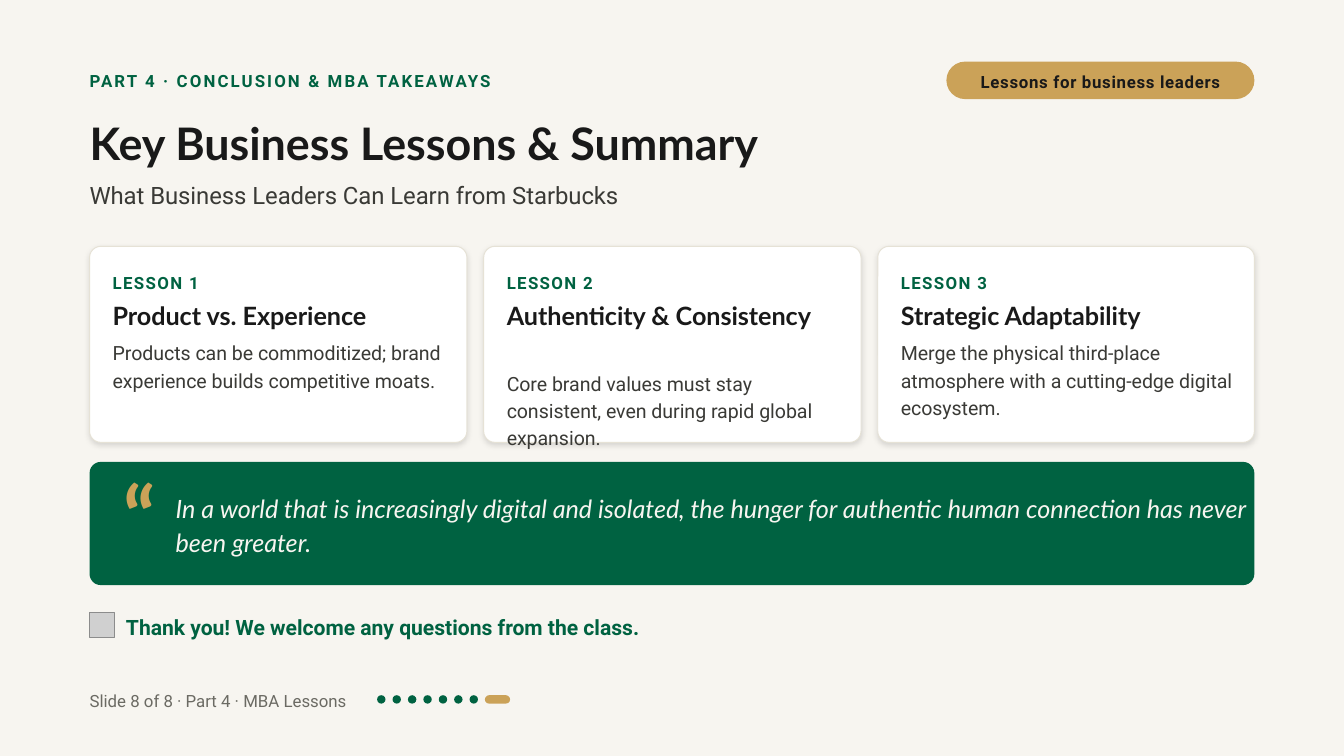
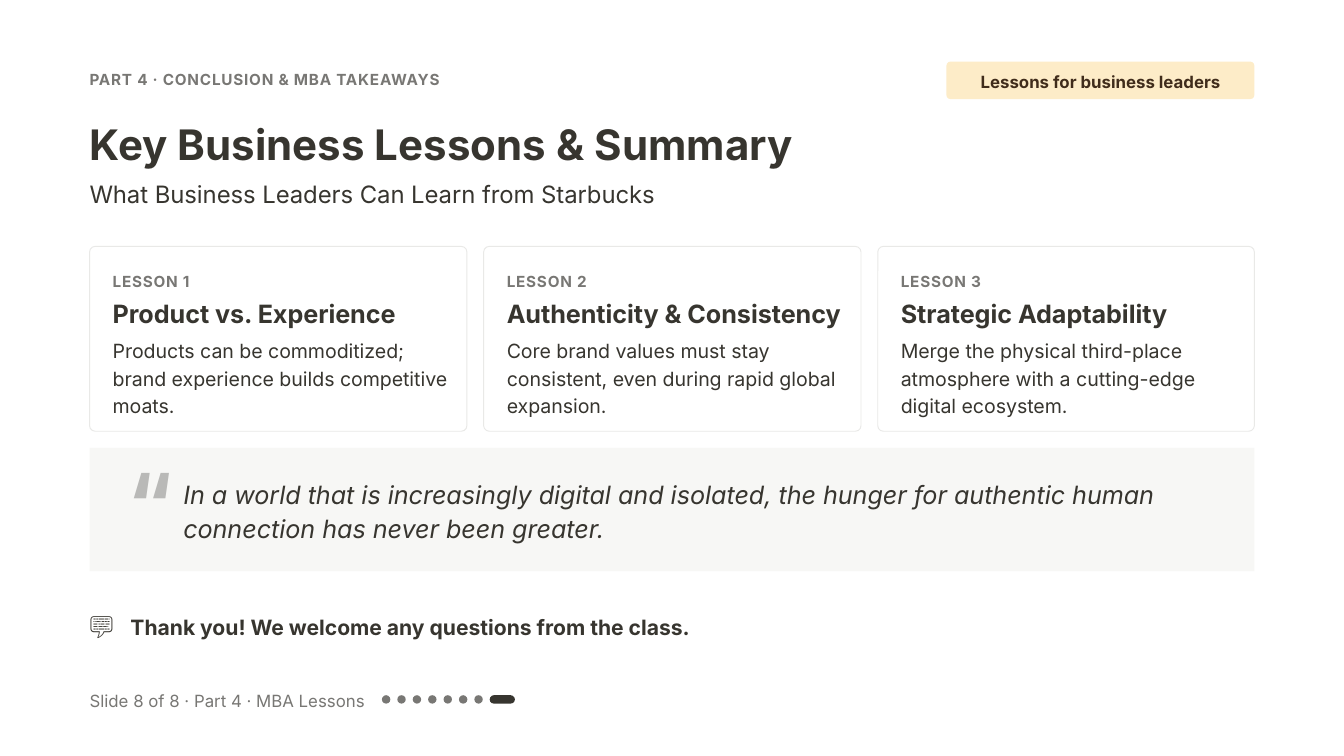
Before and after one commit to tungao06/slide-present-en, a slide deck: slide 8 of starbucks-presentation/export/Starbucks_Storytelling_Masterclass.pptx. Drawn at 1344x756 pixels with LibreOffice and Linux fonts; fonts in the diff are those of the drawing; grey boxes stand for pictures. Boxes give left, top, right and bottom in pixels: in the first picture for what was removed or moved away, otherwise in the second. Text is boxed around its words. In the diff, an @@ line names an element or a change of style, - is before the commit and + after.

```diff
--- a/starbucks-presentation/export/Starbucks_Storytelling_Masterclass.pptx
+++ b/starbucks-presentation/export/Starbucks_Storytelling_Masterclass.pptx
@@ background #F7F5F0 to #FFFFFF @@
@@ text "PART 4 · CONCLUSION & ..." at <box>90,74,439,85</box>: size 9 to 8.2 pt, font Roboto to Inter, text colour #006241 to #787774, letter spacing 1.1 to 0.4 pt; line spacing 12.6pt to 11.6pt @@
@@ text "Lessons for business leaders" at <box>981,75,1220,88</box>: font Roboto to Inter, text colour #191919 to #402C1B, letter spacing 0.4 to 0 pt @@
@@ rounded rectangle at <box>946,62,1254,99</box>: fill #CBA258 to #FDECC8; proportions changed @@
@@ text "Key Business Lessons & Summary" at <box>90,128,793,169</box>: size 24 to 22.5 pt, font Lato to Inter, text colour #191919 to #37352F; line spacing 26.4pt to 25.9pt @@
@@ rounded rectangle: place and size @@
-rounded rectangle at <box>90,246,468,442</box>
+rounded rectangle at <box>90,246,468,431</box>
@@ rounded rectangle: place and size @@
-rounded rectangle at <box>484,246,862,442</box>
+rounded rectangle at <box>484,246,862,431</box>
@@ outline #E6E2D6 0.5 pt to #E9E9E7 0.5 pt; shadow off; proportions changed in 3 elements at <box>90,246,468,431</box>, <box>484,246,862,431</box>, <box>878,246,1254,431</box> @@
@@ rounded rectangle: place and size @@
-rounded rectangle at <box>878,246,1254,442</box>
+rounded rectangle at <box>878,246,1254,431</box>
@@ text "Product vs. Experience" at <box>113,303,396,328</box>: font Lato to Inter, text colour #191919 to #37352F @@
@@ text "Authenticity & Consistency" at <box>507,303,840,328</box>: font Lato to Inter, text colour #191919 to #37352F; vertical alignment top to middle @@
@@ size 9 to 8.2 pt, font Roboto to Inter, text colour #006241 to #787774, letter spacing 0.8 to 0.4 pt; line spacing 12.6pt to 11.6pt in 3 elements at <box>113,276,190,287</box>, <box>507,276,587,287</box>, <box>901,276,981,287</box> @@
@@ text "Strategic Adaptability" at <box>901,303,1167,328</box>: font Lato to Inter, text colour #191919 to #37352F @@
@@ font Roboto to Inter, text colour #3A3A36 to #37352F in 4 elements at <box>90,185,655,204</box>, <box>901,343,1195,417</box>, <box>113,343,447,414</box>, <box>507,343,835,417</box> @@
@@ text "Core brand values must stay ...": place and size @@
-text "Core brand values must stay ..." at <box>507,376,812,449</box>
+text "Core brand values must stay ..." at <box>507,343,835,417</box>
@@ rectangle: place and size @@
-rectangle at <box>90,462,1255,586</box>
+rectangle at <box>90,448,1255,571</box>
@@ rectangle at <box>90,448,1255,571</box>: rounded rectangle to rectangle; fill #006241 to #F7F7F5 @@
@@ text "“": place and size @@
-text "“" at <box>124,481,159,564</box>
+text "“" at <box>128,468,167,551</box>
@@ text "“" at <box>128,468,167,551</box>: font Lato to Inter, text colour #CBA258 to #B9B9B7 @@
@@ text "In a world that is ...": place and size @@
-text "In a world that is ..." at <box>176,499,1246,557</box>
+text "In a world that is ..." at <box>183,485,1154,543</box>
@@ text "In a world that is ..." at <box>183,485,1154,543</box>: font Lato to Inter, text colour #F7F5F0 to #37352F @@
@@ picture removed at <box>90,613,116,638</box> @@
@@ text added at <box>90,610,122,638</box>, 12.8 pt, text #37352F @@
+💬
@@ text "Thank you! We welcome any ..." at <box>130,619,690,640</box>: font Roboto to Inter, text colour #006241 to #37352F @@
@@ text "Slide 8 of 8 · ..." at <box>90,694,365,707</box>: font Roboto to Inter, text colour #6B6A63 to #787774 @@
@@ 8 rounded rectangles: place and size @@
-8 rounded rectangles at <box>378,695,511,703</box>
+8 rounded rectangles at <box>382,695,515,703</box>
@@ fill #006241 to #787774 in 7 elements at <box>382,695,390,703</box>, <box>413,695,421,703</box>, <box>458,695,466,703</box>, <box>398,695,406,703</box>, <box>429,695,437,703</box>, <box>444,695,452,703</box>, <box>474,695,482,703</box> @@
@@ rounded rectangle at <box>489,695,515,703</box>: fill #CBA258 to #37352F @@
```
Also in this commit, not shown: 15 other slides changed, 36 other files.
